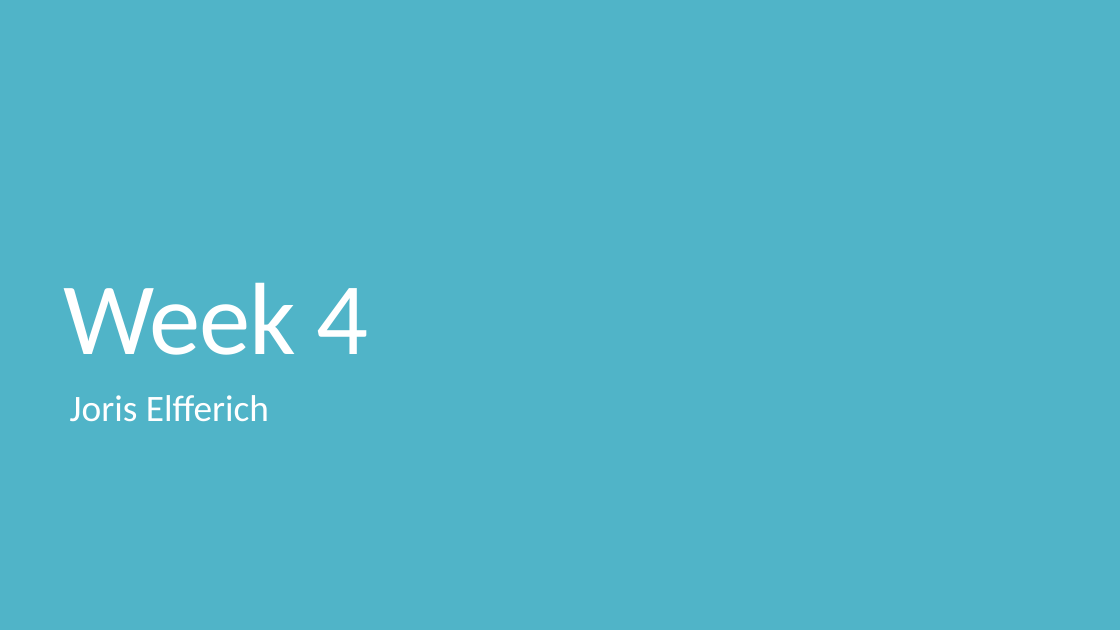
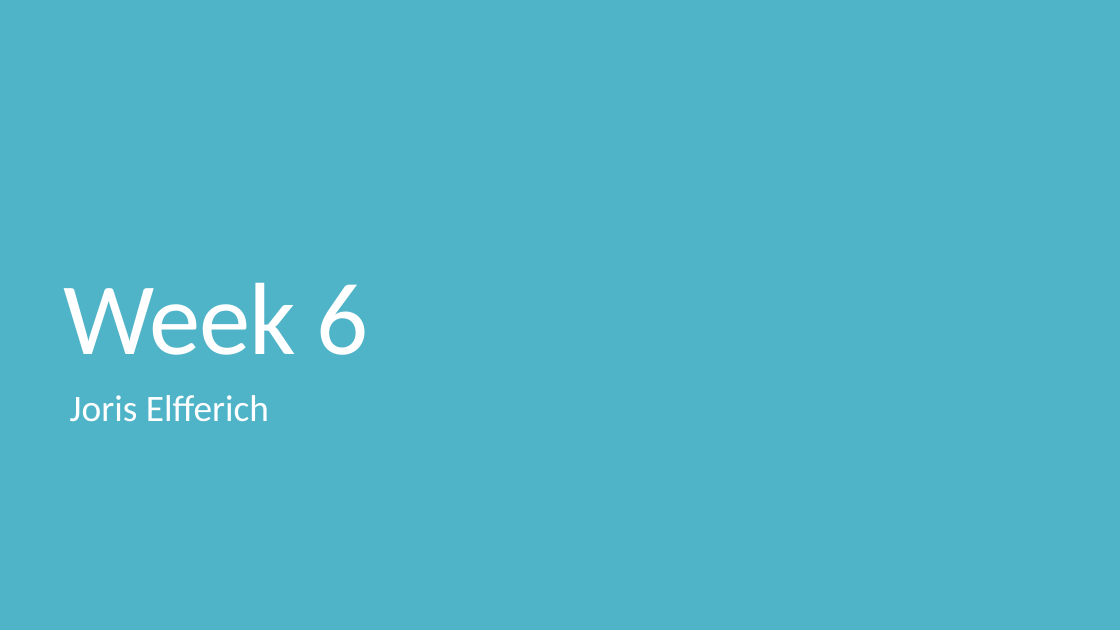
Before and after one commit to idaan300/DIHM, a slide deck: slide 1 of Documents/POW4.pptx. Drawn at 1120x630 pixels with LibreOffice and Linux fonts; fonts in the diff are those of the drawing. Boxes give left, top, right and bottom in pixels: in the first picture for what was removed or moved away, otherwise in the second. Text is boxed around its words. In the diff, an @@ line names an element or a change of style, - is before the commit and + after.

```diff
--- a/Documents/POW4.pptx
+++ b/Documents/POW4.pptx
@@ title at (x1=64, y1=282, x2=368, y2=355): text changed @@
-Week 4
+Week 6
```
Also in this commit, not shown: 2 other slides changed, 3 other files.
